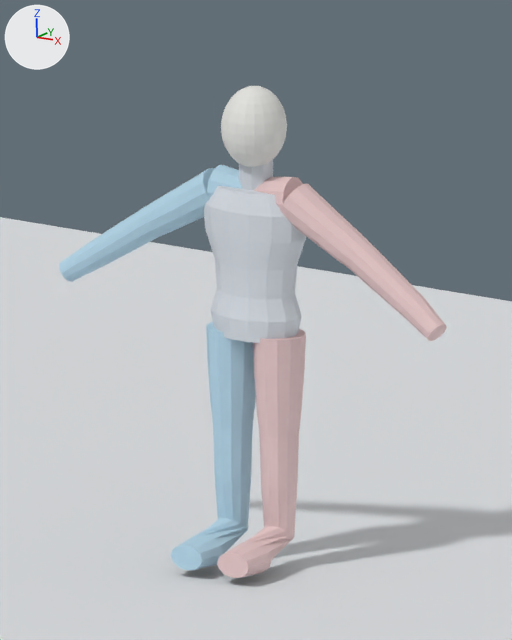
The Blender file output/humanoid-deform-study.blend as it was, and as the next commit left it.
Before and after are seen from the file's camera 'StudyCamera'. Arrows for +X, +Y and +Z are at upper left; the lights stay in place. The older version comes first.

The scene before the commit, as lines of its bpy script (objects in view):
```python
ob_armleft = bpy.data.objects.new('ArmLeft', me_armleftmesh)
ob_armleft.location = (0.0, 0.0, 0.0)
ob_armright = bpy.data.objects.new('ArmRight', me_armrightmesh)
ob_armright.location = (0.0, 0.0, 0.0)
ob_headmesh = bpy.data.objects.new('HeadMesh', me_sphere)
ob_headmesh.location = (0.0, 0.0, 0.0)
ob_legleft = bpy.data.objects.new('LegLeft', me_legleftmesh)
ob_legleft.location = (0.0, 0.0, 0.0)
ob_legright = bpy.data.objects.new('LegRight', me_legrightmesh)
ob_legright.location = (0.0, 0.0, 0.0)
ob_neck = bpy.data.objects.new('Neck', me_neckmesh)
ob_neck.location = (0.0, 0.0, 0.0)
ob_shoulderleft = bpy.data.objects.new('ShoulderLeft', me_shoulderleftmesh)
ob_shoulderleft.location = (0.0, 0.0, 0.0)
ob_shoulderright = bpy.data.objects.new('ShoulderRight', me_shoulderrightmesh)
ob_shoulderright.location = (0.0, 0.0, 0.0)
ob_torso = bpy.data.objects.new('Torso', me_torsomesh)
ob_torso.location = (0.0, 0.0, 0.0)
# also in view: 'StudioFloor' at (0.0, 0.0, -0.005)
```
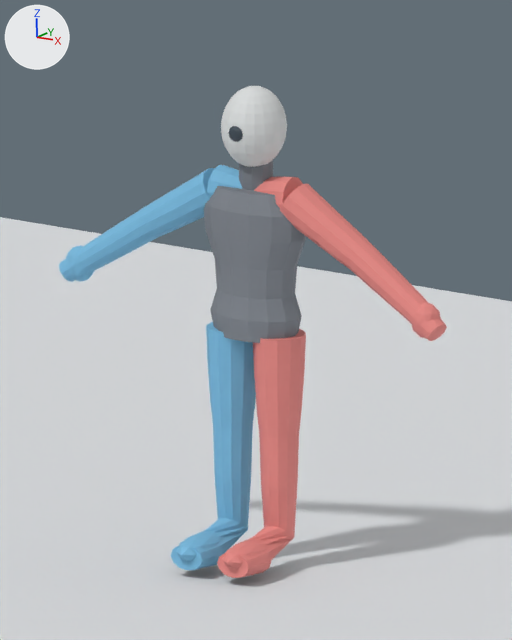
The change, as a diff of the scene's bpy script:
```diff
--- a/output/humanoid-deform-study.blend.py
+++ b/output/humanoid-deform-study.blend.py
@@ mat_neutral_suit @@
 mat_neutral_suit = principled_material('Neutral suit')
-mat_neutral_suit.base_color = (0.66, 0.7, 0.75)  # light grey #d4dae1
+mat_neutral_suit.base_color = (0.2, 0.22, 0.25)  # grey #7c8189
 mat_neutral_suit.roughness = 0.72
@@ mat_left_side @@
 mat_left_side = principled_material('Left side')
-mat_left_side.base_color = (0.44, 0.65, 0.78)  # blue #b1d3e5
+mat_left_side.base_color = (0.18, 0.48, 0.72)  # blue #76b8dd
 mat_left_side.roughness = 0.72
@@ mat_right_side @@
 mat_right_side = principled_material('Right side')
-mat_right_side.base_color = (0.76, 0.55, 0.55)  # pale pink #e2c4c4
+mat_right_side.base_color = (0.78, 0.24, 0.22)  # pink #e58681
 mat_right_side.roughness = 0.72
@@ mat_visor @@
+mat_visor = principled_material('Visor')
+mat_visor.base_color = (0.04, 0.06, 0.08)  # dark blue #384550
+mat_visor.roughness = 0.45
@@ me_icosphere_004 @@
+me_icosphere_004.from_pydata(...)  # an icosphere of 80 faces spanning x -0.0333..0.0333, y -0.02..0.02, z -0.035..0.035
+me_icosphere_004.materials.append(mat_visor)  # dark blue #384550
@@ me_icosphere_003 @@
+me_icosphere_003.from_pydata(...)  # an icosphere of 80 faces spanning x -0.071..0.071, y -0.16..0.16, z -0.055..0.055
+me_icosphere_003.materials.append(mat_right_side)  # pink #e58681
@@ me_icosphere_002 @@
+me_icosphere_002.from_pydata(...)  # an icosphere of 80 faces spanning x -0.071..0.071, y -0.16..0.16, z -0.055..0.055
+me_icosphere_002.materials.append(mat_left_side)  # blue #76b8dd
@@ me_icosphere_001 @@
+me_icosphere_001.from_pydata(...)  # an icosphere of 80 faces spanning x -0.062..0.062, y -0.055..0.055, z -0.075..0.075
+me_icosphere_001.materials.append(mat_right_side)  # pink #e58681
@@ me_icosphere @@
+me_icosphere.from_pydata(...)  # an icosphere of 80 faces spanning x -0.062..0.062, y -0.055..0.055, z -0.075..0.075
+me_icosphere.materials.append(mat_left_side)  # blue #76b8dd
@@ ob_facemarker @@
+ob_facemarker = bpy.data.objects.new('FaceMarker', me_icosphere_004)
+ob_facemarker.location = (0.0, -0.145, 1.8)
@@ ob_rightboot @@
+ob_rightboot = bpy.data.objects.new('RightBoot', me_icosphere_003)
+ob_rightboot.location = (0.11, -0.22, 0.1)
@@ ob_leftboot @@
+ob_leftboot = bpy.data.objects.new('LeftBoot', me_icosphere_002)
+ob_leftboot.location = (-0.11, -0.22, 0.1)
@@ ob_rightglove @@
+ob_rightglove = bpy.data.objects.new('RightGlove', me_icosphere_001)
+ob_rightglove.location = (0.82, -0.02, 1.12)
@@ ob_leftglove @@
+ob_leftglove = bpy.data.objects.new('LeftGlove', me_icosphere)
+ob_leftglove.location = (-0.82, -0.02, 1.12)
```

What differs and where, as boxes (x1, y1, x2, y2) in the pictures (512 x 640 px):
'Torso', recoloured (light grey to grey)
    both: (204, 186, 306, 343)
'LegRight', recoloured (pale pink to pink)
    both: (217, 329, 306, 578)
'LegLeft', recoloured
    both: (171, 322, 256, 570)
'ArmRight', recoloured (pale pink to pink)
    both: (280, 184, 447, 341)
'ArmLeft', recoloured
    both: (59, 168, 215, 282)
'ShoulderRight', recoloured (pale pink to pink)
    both: (254, 177, 303, 208)
'RightBoot', added (pink)
    after: (222, 539, 271, 569)
'LeftBoot', added (blue)
    after: (176, 531, 224, 561)
'Neck', recoloured (light grey to grey)
    both: (239, 160, 273, 191)
'ShoulderLeft', recoloured
    both: (207, 165, 242, 197)
'RightGlove', added (pink)
    after: (412, 302, 441, 339)
'LeftGlove', added (blue)
    after: (66, 245, 94, 282)
'FaceMarker', added
    after: (228, 126, 243, 142)
